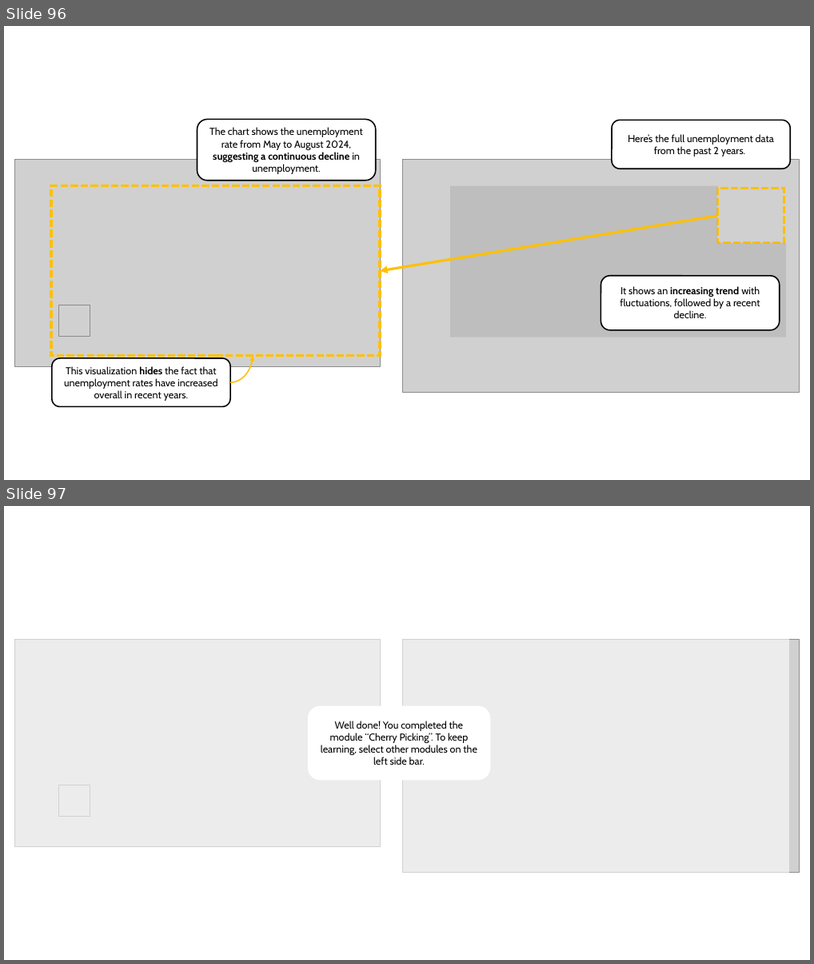
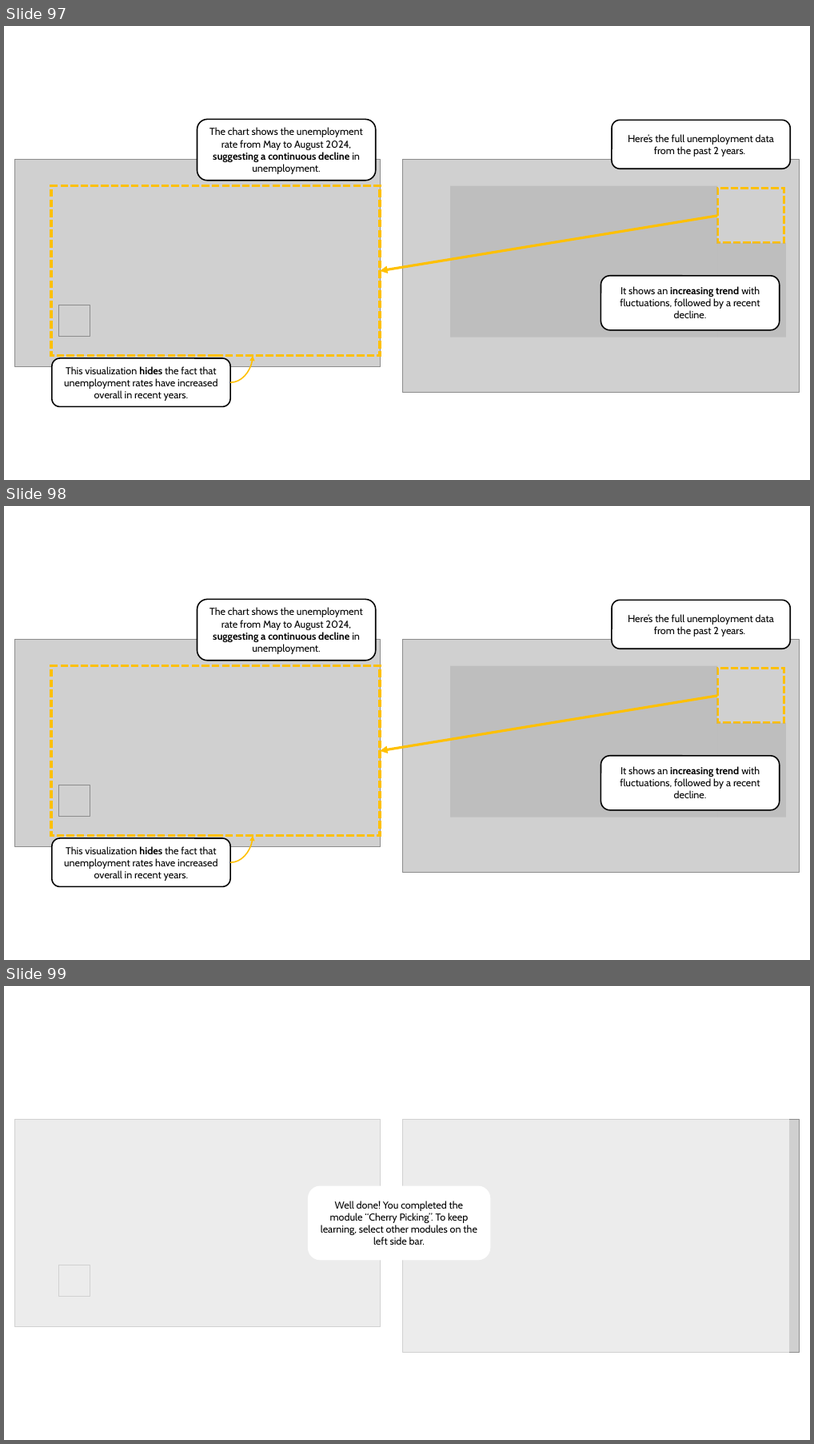
Before and after one commit to marianast97/VisualizationLiteracy, a slide deck: LearningContent/LearningContent.pptx. Shown one above the other, each under a label of ours: slides 96 and 97 before the commit, slides 97, 98 and 99 after it. The pictures are 814x964 and 814x1444 pixels, drawn with LibreOffice and Linux fonts; fonts in the diff are those of the drawing; grey boxes stand for pictures. Boxes give left, top, right and bottom in pixels: in the first picture for what was removed or moved away, otherwise in the second. Text is boxed around its words. In the diff, an @@ line names an element or a change of style, - is before the commit and + after.

```diff
--- a/LearningContent/LearningContent.pptx
+++ b/LearningContent/LearningContent.pptx
@@ slide 98 added at [4, 506, 810, 960], background #FFFFFF @@
@@ rounded rectangle added at [197, 599, 375, 660], fill #FFFFFF, outline #000000 1.5 pt, 12 pt, text #000000 @@
+The chart shows the unemployment rate from May to August 2024, suggesting a continuous decline in unemployment.
@@ rounded rectangle added at [612, 600, 790, 648], fill #FFFFFF, outline #000000 1.5 pt, 12 pt, text #000000 @@
+Here’s the full unemployment data from the past 2 years.
@@ picture added at [14, 639, 380, 846] @@
@@ picture added at [402, 639, 800, 872] @@
@@ rectangle added at [51, 666, 380, 836], outline #FFC000 3 pt dashed @@
@@ rectangle added at [450, 666, 718, 817], fill #AEAEAE at 50% opacity @@
@@ rectangle added at [718, 668, 784, 723], outline #FFC000 3 pt dashed @@
@@ arrow added from (718, 696) to (380, 751), #FFC000 3 pt @@
@@ rectangle added at [718, 723, 787, 817], fill #AEAEAE at 50% opacity @@
@@ rounded rectangle added at [601, 756, 779, 810], fill #FFFFFF, outline #000000 1.5 pt, 12 pt, text #000000 @@
+It shows an increasing trend with fluctuations, followed by a recent decline.
@@ picture added at [59, 784, 90, 816] @@
@@ rounded rectangle added at [52, 838, 230, 887], fill #FFFFFF, outline #000000 1.5 pt, 12 pt, text #000000 @@
+This visualization hides the fact that unemployment rates have increased overall in recent years.
@@ curved arrow added from (230, 862) to (253, 836), #FFC000 1.5 pt @@
@@ what was slide 96 is now slide 97 @@
@@ what was slide 97 is now slide 99 @@
```
Also in this commit, not shown: 1 slide changed, 72 other slides added, 18 other files.
